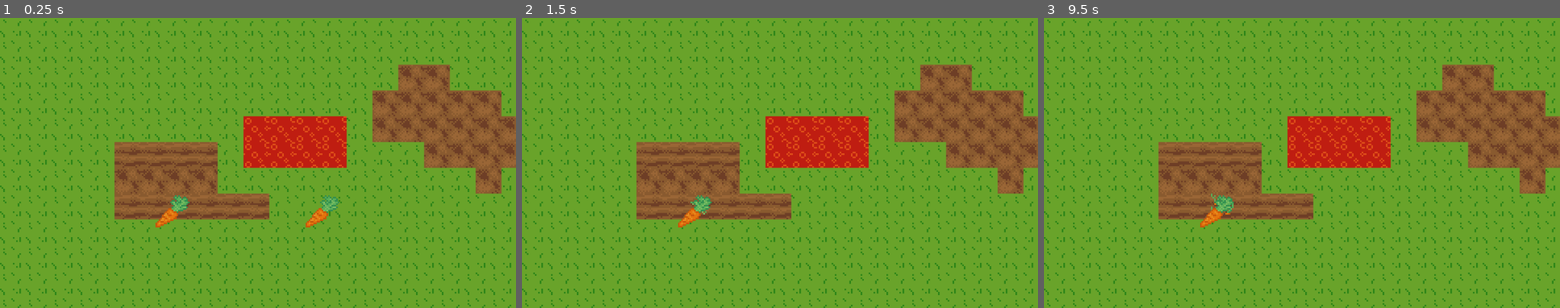
Above: before the commit, frames 1-3 (left to right).
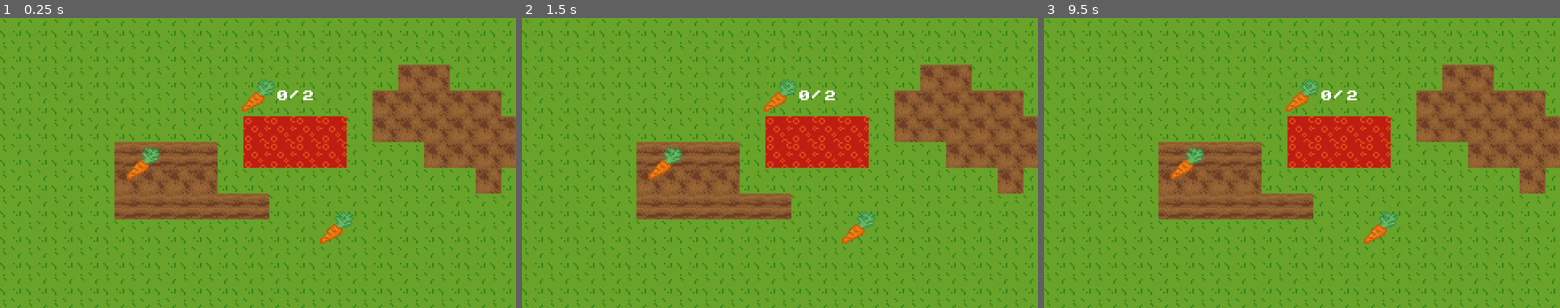
Above: after the commit, the same moments.

Repository: Quinn-Trusler/Yield-and-Sacrifice
Game: Godot game, scene res://scenes/main.tscn
Same seed, same stepped clock (60 frames per second), same inputs: the game is played once before the commit and once after it.
Inputs (mouse positions are in pixels of both pictures, inside the frame that each line leads up to):
- Up to frame 1 (0.25 s): no input
- Up to frame 2 (1.5 s): tap Enter at 0.5 s; move the mouse to (841, 212) at 0.52 s; press the mouse at (841, 212) at 0.53 s; tap Space at 1.25 s; move the mouse to (692, 212) at 1.27 s; release the mouse at (692, 212) at 1.28 s; click (692, 212) at 1.35 s
- Up to frame 3 (9.5 s): tap Enter at 2, 3.5 s; move the mouse to (1353, 99) at 2.02 s; press the mouse at (1353, 99) at 2.03 s; tap Space at 2.75, 4.25 s; move the mouse to (1276, 221) at 2.77 s; release the mouse at (1276, 221) at 2.78 s; click (1276, 221) at 2.85 s; move the mouse to (1456, 206) at 3.52 s; press the mouse at (1456, 206) at 3.53 s; move the mouse to (1147, 119) at 4.27 s; release the mouse at (1147, 119) at 4.28 s; click (1147, 119) at 4.35 s; move the mouse to (1327, 163) at 5.02 s; press the mouse at (1327, 163) at 5.03 s; move the mouse to (1224, 90) at 5.77 s; release the mouse at (1224, 90) at 5.78 s; click (1224, 90) at 5.85 s; move the mouse to (1415, 148) at 6.52 s; press the mouse at (1415, 148) at 6.53 s; move the mouse to (1198, 177) at 7.27 s; release the mouse at (1198, 177) at 7.28 s; click (1198, 177) at 7.35 s; move the mouse to (1353, 99) at 8.02 s; press the mouse at (1353, 99) at 8.03 s; move the mouse to (1276, 221) at 8.77 s; release the mouse at (1276, 221) at 8.78 s; click (1276, 221) at 8.85 s

The runs differ from the first frame. In frame 1, 1.6% of the frame differs, in the area x 24-69%, y 21-78%; in frame 2, 1.3%; in frame 3, 1.3%.

Commit message:
Carrot harvest, worship requirements, worship cycle

Diff:
--- a/scenes/main.tscn
+++ b/scenes/main.tscn
@@ -1,8 +1,11 @@
-[gd_scene load_steps=8 format=4 uid="uid://uvtnj7q44wpk"]
+[gd_scene load_steps=11 format=4 uid="uid://uvtnj7q44wpk"]
 
 [ext_resource type="Script" uid="uid://bcdhnydd6rjii" path="res://scripts/main.gd" id="1_o5qli"]
 [ext_resource type="Texture2D" uid="uid://cmhjk84cerm3n" path="res://art/worksheet.png" id="2_0wfyh"]
 [ext_resource type="PackedScene" uid="uid://284n533bqlq8" path="res://scenes/crop.tscn" id="3_sugp2"]
+[ext_resource type="Script" uid="uid://c2gpwja10wik1" path="res://scenes/tile_map_scene_layer.gd" id="4_jyhfs"]
+[ext_resource type="Script" uid="uid://yhiddagrcyrk" path="res://scenes/sacrafice_manager.gd" id="5_tbgi4"]
+[ext_resource type="FontFile" uid="uid://t0c14ab5kis6" path="res://font/kongtext.ttf" id="6_tefeu"]
 
 [sub_resource type="TileSetAtlasSource" id="TileSetAtlasSource_sugp2"]
 texture = ExtResource("2_0wfyh")
@@ -80,3 +83,27 @@
 [node name="TileMapLayer2" type="TileMapLayer" parent="."]
 position = Vector2(72, -59)
 tile_set = SubResource("TileSet_o5qli")
+script = ExtResource("4_jyhfs")
+
+[node name="SacraficeManager" type="Node2D" parent="."]
+script = ExtResource("5_tbgi4")
+
+[node name="Timer" type="Timer" parent="SacraficeManager"]
+wait_time = 5.0
+autostart = true
+
+[node name="TimeText" type="Label" parent="SacraficeManager"]
+offset_right = 40.0
+offset_bottom = 23.0
+
+[node name="SacraficeText" type="RichTextLabel" parent="SacraficeManager"]
+offset_left = -9.0
+offset_top = -82.0
+offset_right = 135.0
+offset_bottom = -59.0
+theme_override_fonts/normal_font = ExtResource("6_tefeu")
+theme_override_font_sizes/normal_font_size = 8
+bbcode_enabled = true
+text = "Sacrafice"
+
+[connection signal="timeout" from="SacraficeManager/Timer" to="SacraficeManager" method="_on_timer_timeout"]
--- /dev/null
+++ b/scenes/sacrafice_manager.gd
@@ -0,0 +1,65 @@
+extends Node2D
+
+
+var round = 0
+
+var requirements = {}
+var filled_requirements = {}
+var requirements_met = false
+
+func _ready():
+	start()
+
+func start():
+	round = 0
+	update_requirements()
+func next_round():
+	round +=1
+	if requirements_met:
+		requirements_met = false
+		reward()
+	else:
+		punish()
+	update_requirements()
+
+func update_requirements():
+	requirements = {"carrot":2}
+
+	#setup filled_requirements
+	filled_requirements = {}
+	for key in requirements:
+		filled_requirements[key] = 0
+	update_sacrafice_text()
+
+func update_sacrafice_text():
+	$SacraficeText.text = ""
+	for key in requirements:
+		$SacraficeText.add_image(load("res://art/items/carrot.png"))
+		$SacraficeText.add_text(str(filled_requirements[key]) +"/"+ str(requirements[key]))
+	print("sacrafice text updated")
+
+func sacrafice(sacrafice_name):
+	if sacrafice_name in requirements:
+		if filled_requirements[sacrafice_name] < requirements[sacrafice_name]:
+			filled_requirements[sacrafice_name] +=1
+			update_sacrafice_text()
+			check_requirements_met()
+		else:
+			print("wasted sacrafice")
+	else:
+		print("wasted sacrafice")
+
+func check_requirements_met():
+	requirements_met = true
+	for key in requirements:
+		if filled_requirements[key] >= requirements[key]:
+			requirements_met = false
+
+
+func _on_timer_timeout() -> void:
+	next_round()
+	$Timer.start()
+func reward():
+	print("reward TBI")
+func punish():
+	print("punish TBI")
--- /dev/null
+++ b/scenes/tile_map_scene_layer.gd
@@ -0,0 +1,22 @@
+extends TileMapLayer
+
+#used code from https://www.reddit.com/r/godot/comments/10ql0ch/godot_4_does_tilemap_have_a_way_to_retrieve_the/
+class_name SceneTileMapLayer
+
+var scene_coords: Dictionary[Vector2i, Node] = {}
+
+func _enter_tree():
+  child_entered_tree.connect(_register_child)
+  child_exiting_tree.connect(_unregister_child)
+
+func _register_child(child):
+  await child.ready
+  var coords = local_to_map(to_local(child.global_position))
+  scene_coords[coords] = child
+  child.set_meta("tile_coords", coords)
+
+func _unregister_child(child):
+  scene_coords.erase(child.get_meta("tile_coords"))
+
+func get_cell_scene(coords: Vector2i) -> Node:
+  return scene_coords.get(coords, null)
--- a/scripts/draggable_item.gd
+++ b/scripts/draggable_item.gd
@@ -17,12 +17,12 @@
 	#$sprite_frames.default = load("res://art/items/+"+n+"+.png")
 
 func _process(delta: float) -> void:
-	if Input.is_action_pressed("mouse_down"):
+	if Input.is_action_just_pressed("mouse_down"):
 		if mouse_in_area and dragging == false and get_parent().dragging_item == false:
 			$PickUp.play()
 			dragging = true
 			get_parent().pickup_item()
-	elif dragging:
+	elif not Input.is_action_pressed("mouse_down") and dragging:
 		dragging = false
 		$Drop.play()
 		get_parent().drop_item(self)
--- a/scripts/main.gd
+++ b/scripts/main.gd
@@ -10,19 +10,19 @@
 
 
 func _ready():
-	create_draggable_item("carrot")
-	create_draggable_item("carrot")
+	create_draggable_item("carrot",Vector2(50,10))
+	create_draggable_item("carrot",Vector2(-70,-30))
 
-func create_draggable_item(item_name):
+func create_draggable_item(item_name,pos):
 	var temp = DRAGGABLE_ITEM.instantiate()
 	add_child(temp)
 	draggable_items.append(temp)
 	temp.initialize(item_name,false)
-	temp.position.x = RNG.randi_range(-100,100)
+	temp.position = pos
 
 func _process(delta: float) -> void:
-	#print(get_mouse_tile_name())
-	pass
+	if Input.is_action_just_pressed("mouse_down"):
+		click_tile()
 func get_mouse_tile_name():
 	var mouse_cell = $TileMapLayer.get_local_mouse_position()
 	return get_tile_name(mouse_cell)
@@ -37,19 +37,42 @@
 	dragging_item = true
 func drop_item(item):
 	dragging_item = false
+
+	var delete_item = false
 	var pos = $TileMapLayer.to_local(item.position)
 	var tile_name = get_tile_name(pos)
 	pos = $TileMapLayer.local_to_map(pos)
-	var delete_item = false
+
+
 	if tile_name == "lava":
+		$SacraficeManager.sacrafice(item.item_name)
 		delete_item = true
 	if item.item_name == "carrot":
 		if tile_name == "farmland":
-			if $TileMapLayer2.get_cell_source_id(pos) ==-1:
+			if $TileMapLayer2.get_cell_source_id(pos) ==-1:#empty cell
 				delete_item = true
-				$TileMapLayer2.set_cell(pos,2,Vector2.ZERO,1)
+				$TileMapLayer2.set_cell(pos,2,Vector2.ZERO,1)#plant carrot crop
 			else:
 				print("Error: Cannot plant on already planted farmland")
+
+
+
 	if delete_item:
 		draggable_items.erase(item)
 		item.queue_free()
+func click_tile():
+	var tile_name = get_mouse_tile_name()
+
+
+	if tile_name == "farmland":
+		var pos = $TileMapLayer.get_local_mouse_position()
+		pos = $TileMapLayer.local_to_map(pos)
+
+		if $TileMapLayer2.get_cell_source_id(pos) !=-1:#cell not empty
+			var scene = $TileMapLayer2.get_cell_scene(pos)#	get_cell_scene_instance(pos)
+			if scene.growth_complete:
+				$TileMapLayer2.set_cell(pos,-1)#delete cell
+				create_draggable_item("carrot",get_global_mouse_position())
+				create_draggable_item("carrot",get_global_mouse_position()+ Vector2(RNG.randi_range(-7,7),RNG.randi_range(-7,7)))
+			else:
+				print("Error: growth not complete")
Binary file added: font/kongtext.ttf
Not shown, added: font/kongtext.ttf.import
Not shown, added: font/kongtext_license.txt
Not shown, added: scenes/sacrafice_manager.gd.uid
Not shown, added: scenes/tile_map_scene_layer.gd.uid
